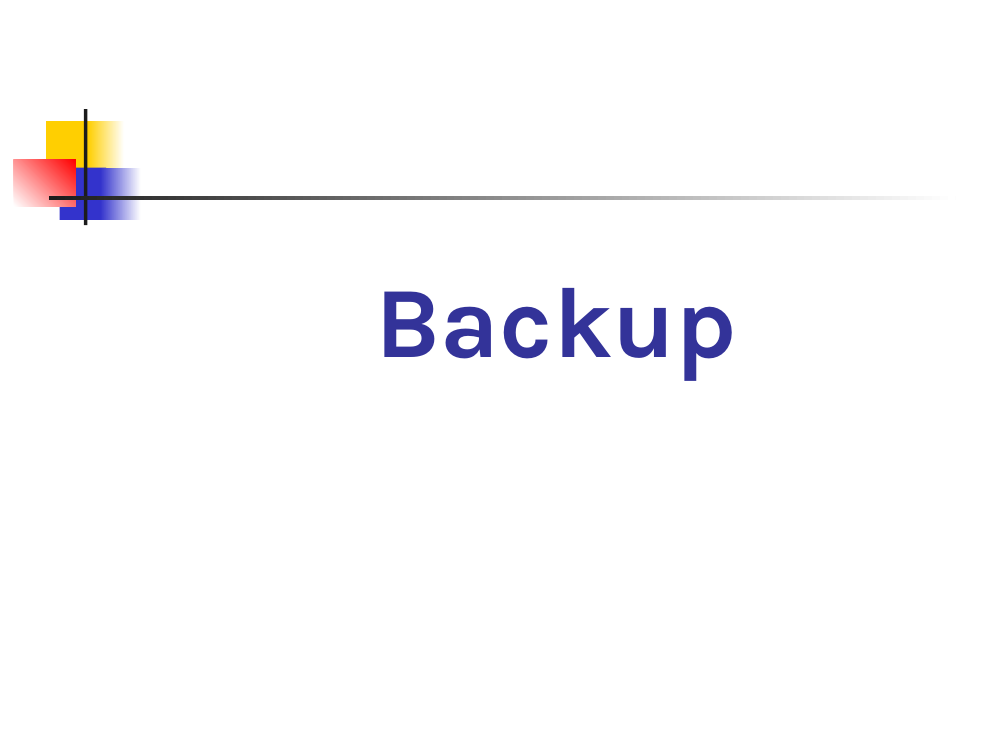
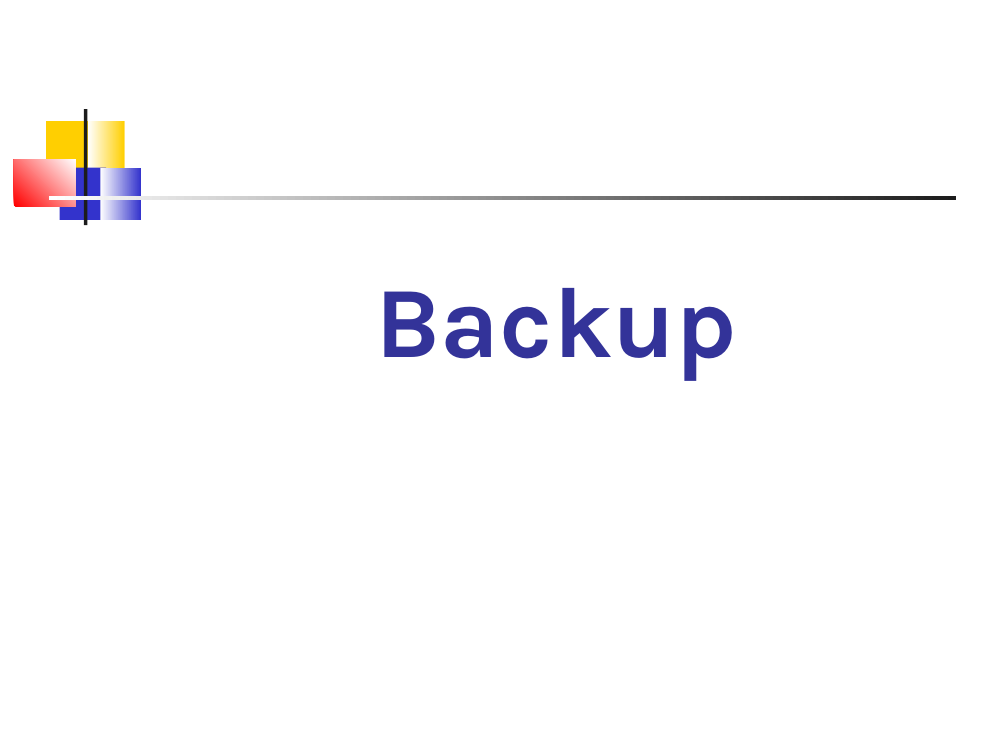
Before and after one commit to Google-Code-Fork/packet-manipulation-library, a slide deck: slide 31 of PacMan.ppt. Drawn at 1008x756 pixels with LibreOffice and Linux fonts; fonts in the diff are those of the drawing. Boxes give left, top, right and bottom in pixels: in the first picture for what was removed or moved away, otherwise in the second. Text is boxed around its words. In the diff, an @@ line names an element or a change of style, - is before the commit and + after.

```diff
--- a/PacMan.ppt
+++ b/PacMan.ppt
@@ rectangle at (89,121,125,173): fill gradient #FFCF01 to #FFFFFF to gradient #FFFFFF to #FFCF01 @@
@@ rectangle at (14,159,76,206): fill gradient #FFFFFF to #FF0000 to gradient #FF0000 to #FFFFFF @@
@@ rectangle at (101,167,141,220): fill gradient #3333CC to #FFFFFF to gradient #FFFFFF to #3333CC @@
@@ rectangle at (48,197,956,200): fill gradient #1C1C1C to #FFFFFF to gradient #FFFFFF to #1C1C1C @@
```
Also in this commit, not shown: 32 other slides changed, 1 other file.
